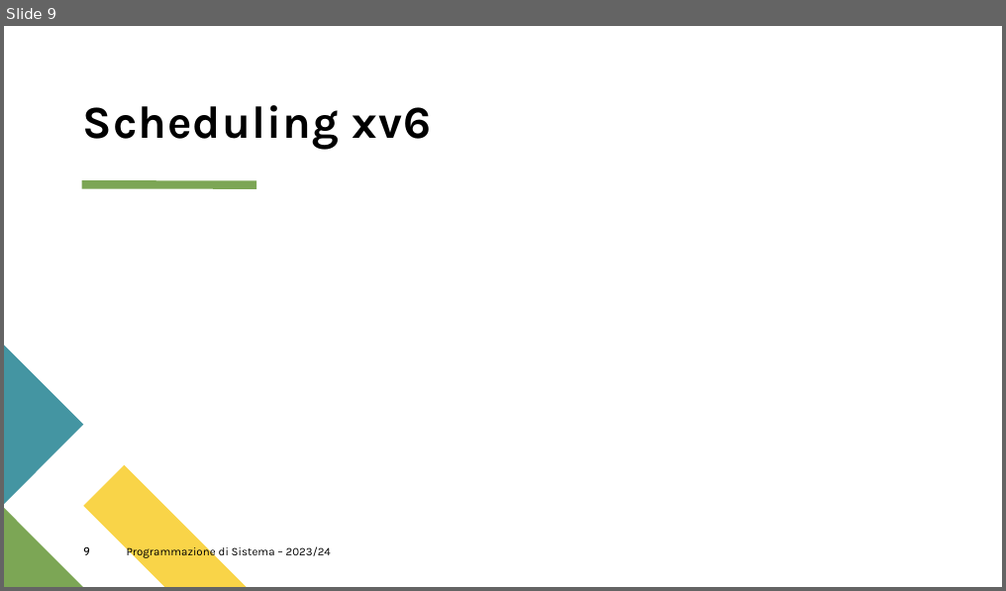
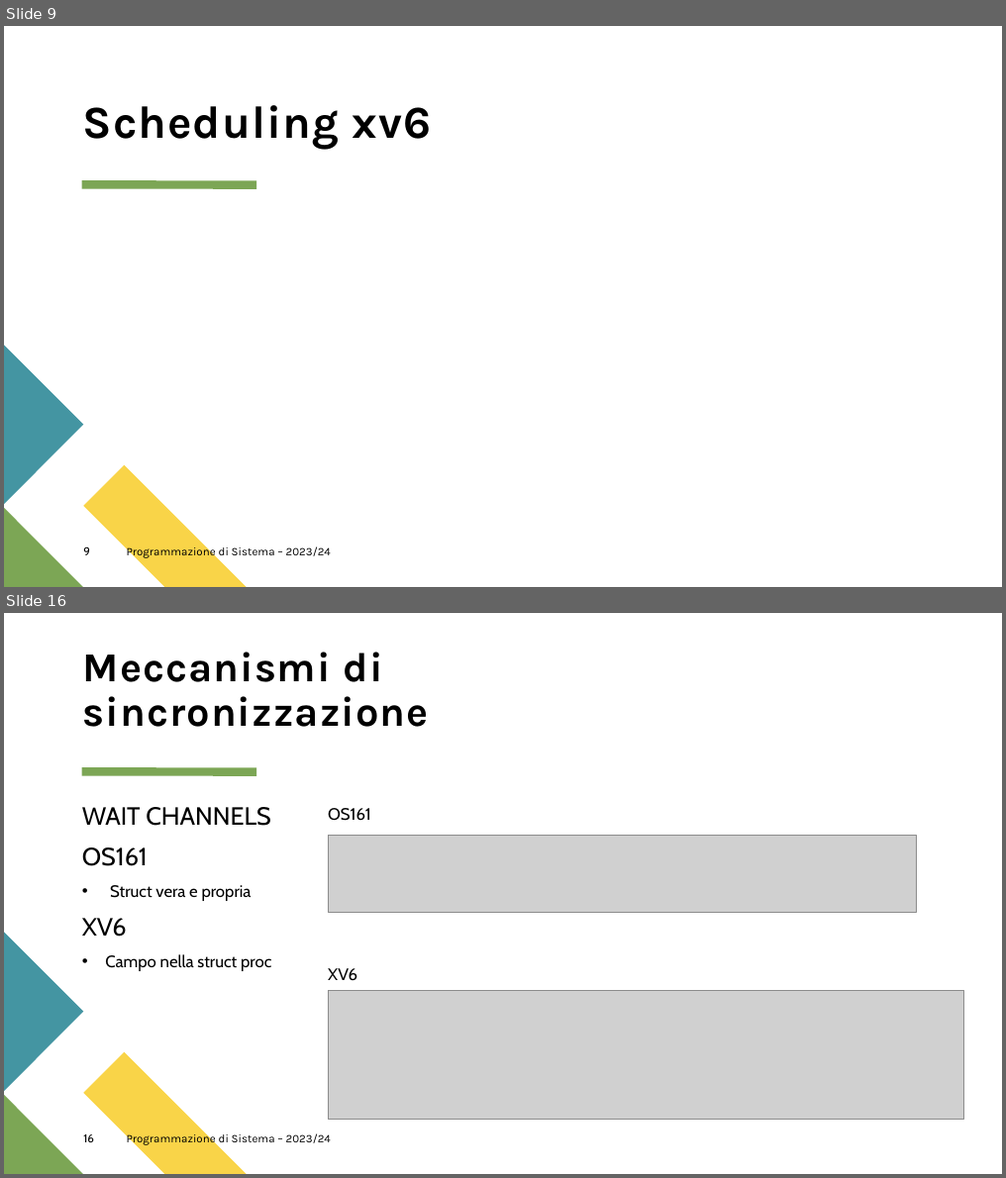
Before and after one commit to Zafonte/OS-project, a slide deck: OS161 Project/PDS.pptx. Shown one above the other, each under a label of ours: slide 9 before the commit, slides 9 and 16 after it; the slides between them are not shown. The pictures are 1006x591 and 1006x1178 pixels, drawn with LibreOffice and Linux fonts; fonts in the diff are those of the drawing; grey boxes stand for pictures. Boxes give left, top, right and bottom in pixels: in the first picture for what was removed or moved away, otherwise in the second. Text is boxed around its words. In the diff, an @@ line names an element or a change of style, - is before the commit and + after.

```diff
--- a/OS161 Project/PDS.pptx
+++ b/OS161 Project/PDS.pptx
@@ slide 16 added at [4,613,1002,1174], background #FFFFFF; not listed: 4 template elements that a slide beside it also shows @@
@@ title added at [83,652,429,727], 39.6 pt, text #000000, bold @@
+Meccanismi di sincronizzazione
@@ text added at [82,807,271,971], 16 pt, text #000000 @@
+WAIT CHANNELS
+OS161
+• Struct vera e propria
+XV6
+• Campo nella struct proc
@@ text added at [328,808,371,821], 16 pt, text #000000 @@
+OS161
@@ picture added at [328,836,917,912] @@
@@ text added at [328,968,357,981], 16 pt, text #000000 @@
+XV6
@@ picture added at [328,991,964,1120] @@
@@ page number added at [83,1135,94,1143], 11 pt, text #000000 @@
+16
@@ text added at [127,1132,331,1146], 11 pt, text #000000 @@
+Programmazione di Sistema – 2023/24
```
Also in this commit, not shown: 2 slides changed, 17 other slides added.
